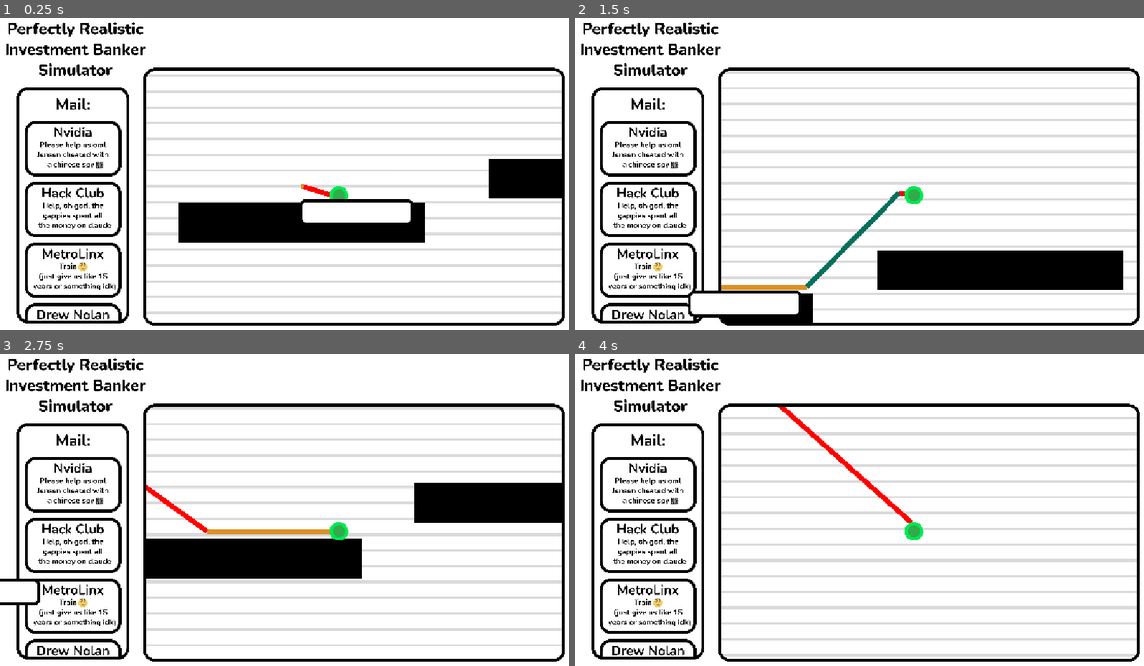
Above: before the commit, frames 1-4 (two rows, left to right).
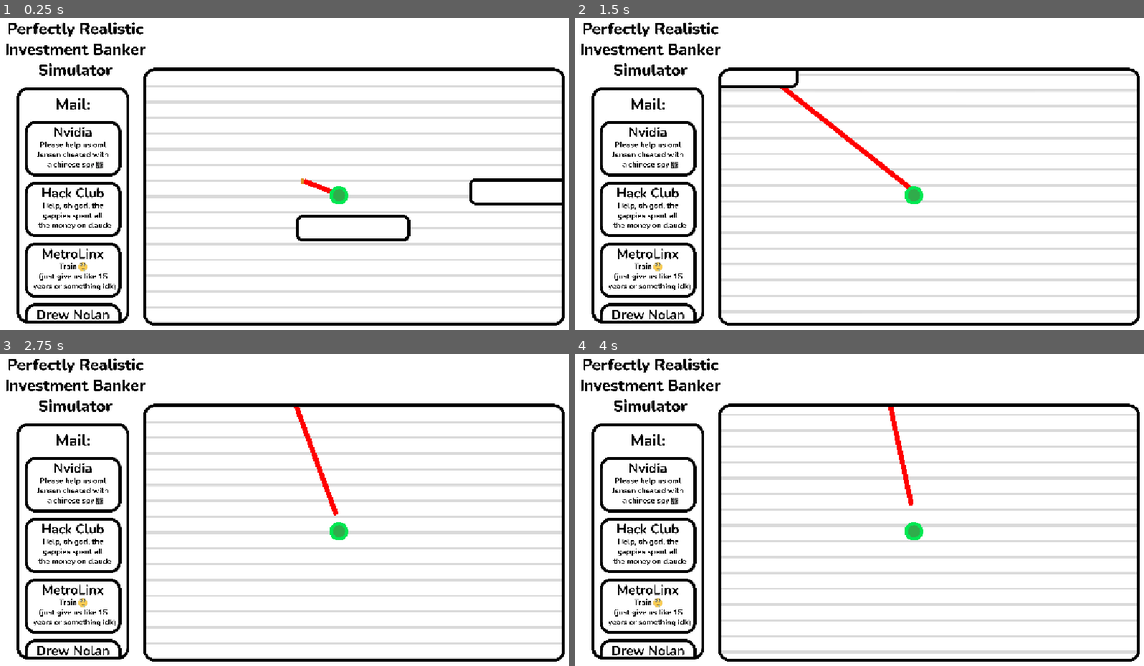
Above: after the commit, the same moments.

Repository: thirtyseventh-xyz/haven
Game: Godot game, scene res://levels/level_1.tscn
Same seed, same stepped clock (60 frames per second), same inputs: the game is played once before the commit and once after it. The engine's default icon, where the game draws it, is replaced by a stand-in: a white triangle on a blue panel in a dark square.
Inputs:
- Up to frame 1 (0.25 s): no input
- Up to frame 2 (1.5 s): tap Enter at 0.5 s; tap Space at 0.77 s
- Up to frame 3 (2.75 s): tap Space at 1.52 s
- Up to frame 4 (4 s): tap Space at 3.02, 3.77 s

The runs differ from the first frame. In frame 1, 23% of the frame differs, in the area x 25-99%, y 16-98%; in frame 2, 22%; in frame 3, 22%; in frame 4, 19%.

Commit message:
Made the big fancy platforms which are smaller but like they're figuratively bigger

Diff:
--- a/levels/level_1.tscn
+++ b/levels/level_1.tscn
@@ -8,9 +8,7 @@
 [ext_resource type="Texture2D" uid="uid://3hjkvxls60c" path="res://assets/platforms/smol platform.svg" id="6_3sk1a"]
 
 [sub_resource type="RectangleShape2D" id="RectangleShape2D_a5fwx"]
-size = Vector2(490, 74)
-
-[sub_resource type="QuadMesh" id="QuadMesh_57e5w"]
+size = Vector2(224.5, 41)
 
 [node name="Node2D" type="Node2D" unique_id=1660641705]
 
@@ -33,41 +31,68 @@
 
 [node name="PlayerLine" type="Line2D" parent="StockLine" unique_id=2074722612]
 
-[node name="TestPlatform" type="StaticBody2D" parent="." unique_id=2018771496]
+[node name="plat 1" type="StaticBody2D" parent="." unique_id=2018771496]
 position = Vector2(0, 72)
 
-[node name="CollisionShape2D" type="CollisionShape2D" parent="TestPlatform" unique_id=688453716]
+[node name="NinePatchRect" type="NinePatchRect" parent="plat 1" unique_id=701895150]
+offset_left = -11.000002
+offset_top = -4.0
+offset_right = 1429.2515
+offset_bottom = 329.33337
+scale = Vector2(0.159, 0.159)
+texture = ExtResource("6_3sk1a")
+patch_margin_left = 200
+patch_margin_top = 100
+patch_margin_right = 200
+patch_margin_bottom = 100
+axis_stretch_horizontal = 1
+axis_stretch_vertical = 1
+
+[node name="CollisionShape2D" type="CollisionShape2D" parent="plat 1" unique_id=688453716]
+position = Vector2(103.5, 21.5)
 shape = SubResource("RectangleShape2D_a5fwx")
 
-[node name="MeshInstance2D" type="MeshInstance2D" parent="TestPlatform" unique_id=933322260]
-modulate = Color(0, 0, 0, 1)
-position = Vector2(-7.6293945e-06, -7.6293945e-06)
-scale = Vector2(496, 79.99999)
-mesh = SubResource("QuadMesh_57e5w")
+[node name="plat 2" type="StaticBody2D" parent="." unique_id=531926533]
+position = Vector2(348, -1)
 
-[node name="TestPlatform2" type="StaticBody2D" parent="." unique_id=219690860]
-position = Vector2(624, -16)
+[node name="NinePatchRect" type="NinePatchRect" parent="plat 2" unique_id=129072969]
+offset_left = -11.000002
+offset_top = -4.0
+offset_right = 1429.2515
+offset_bottom = 329.33337
+scale = Vector2(0.159, 0.159)
+texture = ExtResource("6_3sk1a")
+patch_margin_left = 200
+patch_margin_top = 100
+patch_margin_right = 200
+patch_margin_bottom = 100
+axis_stretch_horizontal = 1
+axis_stretch_vertical = 1
 
-[node name="CollisionShape2D" type="CollisionShape2D" parent="TestPlatform2" unique_id=1025620808]
+[node name="CollisionShape2D" type="CollisionShape2D" parent="plat 2" unique_id=348924157]
+position = Vector2(103.5, 21.5)
 shape = SubResource("RectangleShape2D_a5fwx")
 
-[node name="MeshInstance2D" type="MeshInstance2D" parent="TestPlatform2" unique_id=1065376927]
-modulate = Color(0, 0, 0, 1)
-position = Vector2(-7.6293945e-06, -7.6293945e-06)
-scale = Vector2(496, 79.99999)
-mesh = SubResource("QuadMesh_57e5w")
+[node name="plat 2" type="StaticBody2D" parent="plat 2" unique_id=1225577672]
+position = Vector2(429, 29)
 
-[node name="TestPlatform3" type="StaticBody2D" parent="." unique_id=640697380]
-position = Vector2(1224, -128)
+[node name="NinePatchRect" type="NinePatchRect" parent="plat 2/plat 2" unique_id=91380221]
+offset_left = -11.000002
+offset_top = -4.0
+offset_right = 1429.2515
+offset_bottom = 329.33337
+scale = Vector2(0.159, 0.159)
+texture = ExtResource("6_3sk1a")
+patch_margin_left = 200
+patch_margin_top = 100
+patch_margin_right = 200
+patch_margin_bottom = 100
+axis_stretch_horizontal = 1
+axis_stretch_vertical = 1
 
-[node name="CollisionShape2D" type="CollisionShape2D" parent="TestPlatform3" unique_id=1051535577]
+[node name="CollisionShape2D" type="CollisionShape2D" parent="plat 2/plat 2" unique_id=1402382338]
+position = Vector2(103.5, 21.5)
 shape = SubResource("RectangleShape2D_a5fwx")
-
-[node name="MeshInstance2D" type="MeshInstance2D" parent="TestPlatform3" unique_id=894247972]
-modulate = Color(0, 0, 0, 1)
-position = Vector2(-7.6293945e-06, -7.6293945e-06)
-scale = Vector2(496, 79.99999)
-mesh = SubResource("QuadMesh_57e5w")
 
 [node name="Player" parent="." unique_id=1278515245 instance=ExtResource("1_vn7o3")]
 
@@ -78,20 +103,6 @@
 scale = Vector2(0.1, 0.1)
 texture = ExtResource("3_bt44k")
 
-[node name="NinePatchRect" type="NinePatchRect" parent="." unique_id=701895150]
-offset_left = -4.0000076
-offset_top = 24.999985
-offset_right = 1436.2515
-offset_bottom = 358.33337
-scale = Vector2(0.159, 0.159)
-texture = ExtResource("6_3sk1a")
-patch_margin_left = 200
-patch_margin_top = 100
-patch_margin_right = 200
-patch_margin_bottom = 100
-axis_stretch_horizontal = 1
-axis_stretch_vertical = 1
-
 [connection signal="new_line_point" from="Player" to="StockLine" method="new_point"]
 [connection signal="track_last_point" from="Player" to="StockLine" method="track_last_point"]
 
